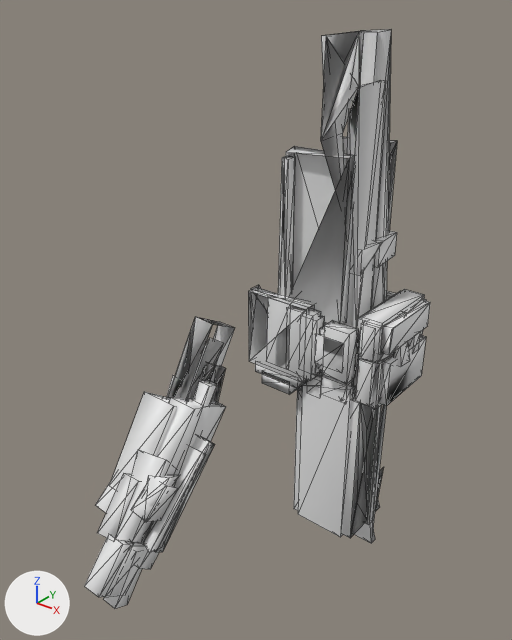
One commit to the OBJ model src/main/resources/assets/kn8/meshes/soichiro/leg_right.obj: the scene before it, then after it.
One viewpoint serves both versions: a camera (50 mm lens) standing at (0.663, -0.735, 1.46) and looking at (0.082, -0.008, 1.009). Arrows for +X, +Y and +Z are at lower left; the lights stay in place. The older version comes first. Mesh edges are drawn as thin lines. Where no turn or scale is listed for an object, it has been applied to the vertices. Vertices at exactly the same position are counted once.

Objects in the first picture: 'leg_right'.
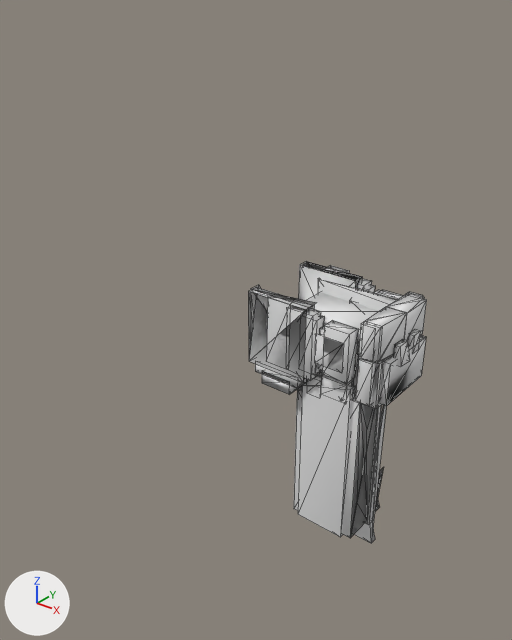
Edits to the scene script, one JSON object a line:
```json
{"block": "me_leg_right", "where": "# used by ob_leg_right; location = (0.0, 0.0, 0.0)"}
{"op": "remove", "block": "me_leg_right", "code": "me_leg_right.from_pydata(...)  # 722 vertices, 1165 faces; spans x -0.055..0.265, y -0.448..0.331, z 0.401..1.391"}
{"op": "add", "block": "me_leg_right", "code": "me_leg_right.from_pydata(...)  # 430 vertices, 712 faces; spans x -0.055..0.22, y 0.138..0.331, z 0.401..0.97"}
{"block": "me_leg_right", "change": "me_leg_right part 1: 30 loose pieces with 292 vertices, spanning x -0.002..0.265, y -0.448..0.312, z 0.899..1.391, are deleted"}
{"block": "me_leg_right", "change": "me_leg_right part 2"}
{"block": "me_leg_right", "change": "17 faces are deleted"}
{"block": "me_leg_right", "change": "17 new faces join them"}
```

Changed parts and their boxes (x1, y1, x2, y2) in the pictures (512 x 640 px; the box of a moved part takes in the faces that stretch with it):
```json
{"object": "leg_right", "change": "reshaped", "before": [84, 29, 430, 609], "after": [248, 261, 427, 543], "on screen": "48% narrower, 51% shorter"}
{"part": 1, "of": "me_leg_right", "change": "deleted", "before": [84, 29, 430, 609]}
{"part": 2, "of": "me_leg_right", "change": "moved or reshaped", "before": [251, 289, 380, 507], "after": [251, 289, 380, 507], "on screen": "mostly hidden"}
```
